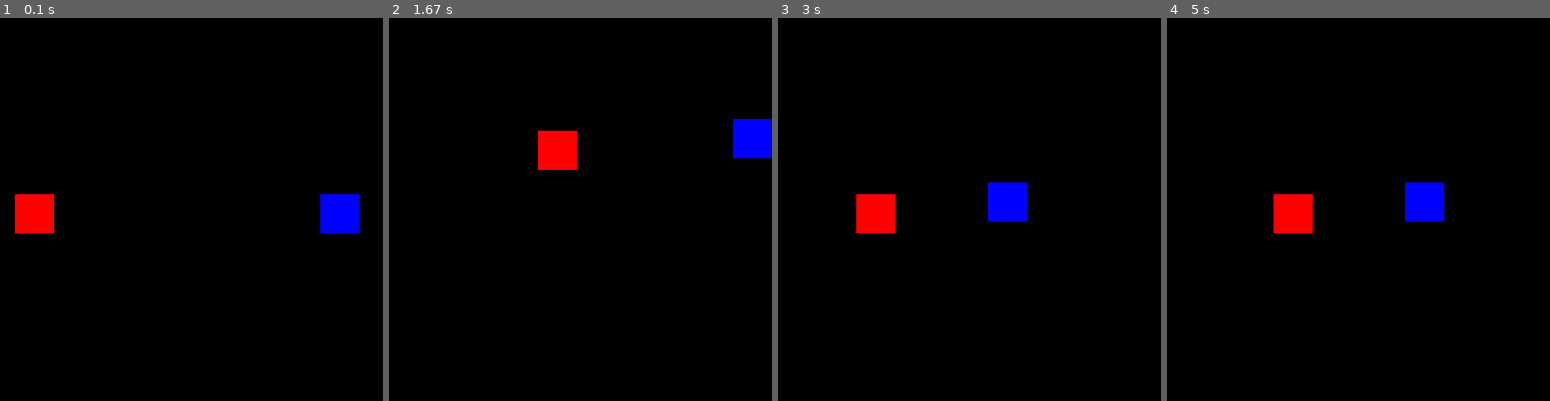
Above: before the commit, frames 1-4 (left to right).
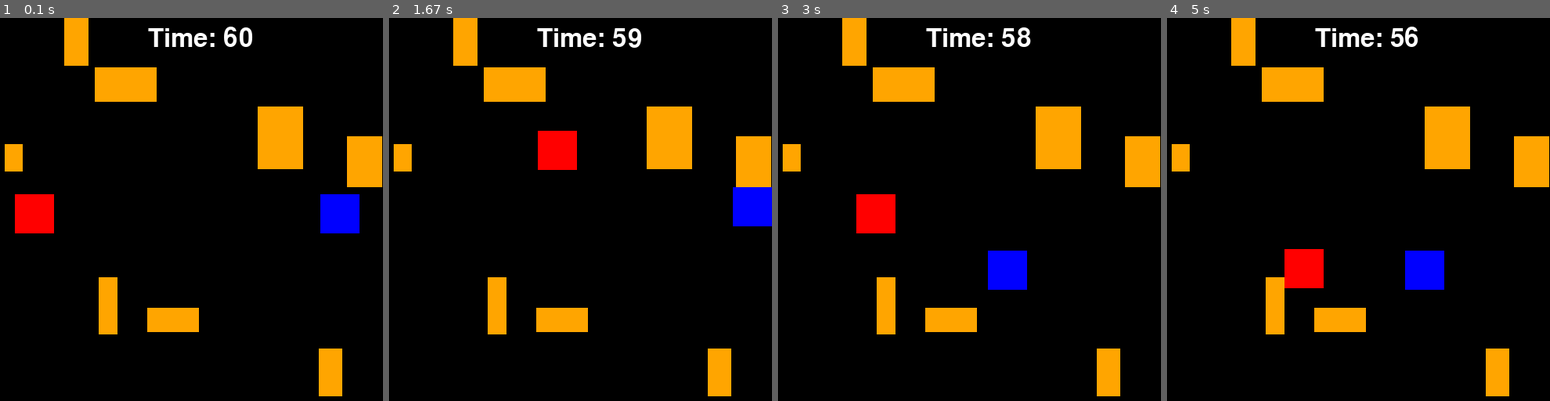
Above: after the commit, the same moments.

Repository: mincraftyahya0-bot/a
Game: pygame game, started from tag.py
The game is run twice, just before and just after one commit, with the same random seed, the same clock (stepped at 60 frames per second) and the same inputs.
Inputs:
- Up to frame 1 (0.1 s): no input
- Up to frame 2 (1.67 s): tap W at 0.33 s; hold Right 0.67-1.13 s; hold D 0.67-1.13 s; hold Up 1.17-1.47 s; hold W 1.17-1.47 s; hold Right from 1.5 s (still down); hold D from 1.5 s (still down)
- Up to frame 3 (3 s): release Right at 1.97 s; release D at 1.97 s; hold Left 2-2.53 s; hold A 2-2.53 s; hold Down 2.57-2.87 s; hold S 2.57-2.87 s; hold Left from 2.9 s (still down); hold A from 2.9 s (still down)
- Up to frame 4 (5 s): release Left at 3.3 s; release A at 3.3 s; hold Up 3.33-3.7 s; hold W 3.33-3.7 s; hold Right 3.73-4.37 s; hold D 3.73-4.37 s; hold Down 4.4-4.77 s; hold S 4.4-4.77 s; hold Left from 4.8 s (still down); hold A from 4.8 s (still down)

The runs differ from the first frame. In frame 1, 8.7% of the frame differs, in the area x 1-100%, y 0-99%; in frame 2, 10%; in frame 3, 11%; in frame 4, 13%.

Commit message:
multiply

Diff:
--- /dev/null
+++ b/age.py
@@ -0,0 +1,45 @@
+
+import tkinter as tk
+from datetime import date
+
+def calculate_age():
+    day = int(day_entry.get())
+    month = int(month_entry.get())
+    year = int(year_entry.get())
+
+    today = date.today()
+    birth_date = date(year, month, day)
+
+    age = today.year - birth_date.year
+
+    if (today.month, today.day) < (month, day):
+        age -= 1
+
+    result.config(text=f"Your age is {age} years")
+
+window = tk.Tk()
+window.title("Age Calculator")
+window.geometry("350x350")
+
+tk.Label(window, text="Age Calculator",
+         font=("Arial", 16)).pack(pady=10)
+
+tk.Label(window, text="Enter Day:").pack()
+day_entry = tk.Entry(window)
+day_entry.pack()
+
+tk.Label(window, text="Enter Month:").pack()
+month_entry = tk.Entry(window)
+month_entry.pack()
+
+tk.Label(window, text="Enter Year:").pack()
+year_entry = tk.Entry(window)
+year_entry.pack()
+
+tk.Button(window, text="Calculate Age",
+          command=calculate_age).pack(pady=15)
+
+result = tk.Label(window, text="Your age will appear here")
+result.pack()
+
+window.mainloop()
--- /dev/null
+++ b/incm.py
@@ -0,0 +1,27 @@
+
+import tkinter as tk
+
+def convert():
+    inches = float(entry.get())
+    cm = inches * 2.54
+    result.config(text=f"{cm:.2f} cm")
+
+window = tk.Tk()
+window.title("Inches to Centimeters")
+window.geometry("350x220")
+
+tk.Label(window, text="Inches to Centimeters Converter",
+         font=("Arial", 14)).pack(pady=10)
+
+tk.Label(window, text="Enter length in inches:").pack()
+
+entry = tk.Entry(window)
+entry.pack(pady=5)
+
+tk.Button(window, text="Convert",
+          command=convert).pack(pady=10)
+
+result = tk.Label(window, text="Result will appear here")
+result.pack()
+
+window.mainloop()
--- /dev/null
+++ b/mutiply.py
@@ -0,0 +1,36 @@
+
+import tkinter as tk
+
+def multiply():
+    try:
+        num1 = float(entry1.get())
+        num2 = float(entry2.get())
+
+        product = num1 * num2
+
+        result.config(text=f"Product = {product:g}")
+    except ValueError:
+        result.config(text="Please enter valid numbers!")
+
+window = tk.Tk()
+window.title("Multiplication Calculator")
+window.geometry("350x250")
+
+tk.Label(window, text="Multiplication Calculator",
+         font=("Arial", 16)).pack(pady=10)
+
+tk.Label(window, text="Enter First Number:").pack()
+entry1 = tk.Entry(window)
+entry1.pack(pady=5)
+
+tk.Label(window, text="Enter Second Number:").pack()
+entry2 = tk.Entry(window)
+entry2.pack(pady=5)
+
+tk.Button(window, text="Multiply",
+          command=multiply).pack(pady=10)
+
+result = tk.Label(window, text="Result will appear here")
+result.pack()
+
+window.mainloop()
--- /dev/null
+++ b/shoot.py
@@ -0,0 +1,8 @@
+import pygame
+import random
+x=0
+y=0
+pygame.init()
+screen = pygame.display.set_mode((500, 500))
+clock = pygame.time.Clock()
+running=True
--- a/tag.py
+++ b/tag.py
@@ -1,4 +1,6 @@
 import pygame
+import time
+import random
 
 pygame.init()
 pygame.font.init()
@@ -17,67 +19,112 @@
 tagger = pygame.Rect(x, y, box_size, box_size)
 runner = pygame.Rect(x2, y2, box_size, box_size)
 clock = pygame.time.Clock()
+start_time = time.time()
+
+obstacles = []
+
+for i in range(8):
+    for attempt in range(100):
+        width = random.randint(20, 80)
+        height = random.randint(20, 80)
+        ox = random.randint(0, scrw - width)
+        oy = random.randint(0, scrh - height)
+
+        wall = pygame.Rect(ox, oy, width, height)
+
+        if not wall.colliderect(tagger) and not wall.colliderect(runner):
+            if not any(wall.colliderect(other) for other in obstacles):
+                obstacles.append(wall)
+                break
+
+def move_player(player, dx, dy, obstacles):
+    player.x += dx
+
+    for wall in obstacles:
+        if player.colliderect(wall):
+            if dx > 0:
+                player.right = wall.left
+            elif dx < 0:
+                player.left = wall.right
+
+    player.y += dy
+
+    for wall in obstacles:
+        if player.colliderect(wall):
+            if dy > 0:
+                player.bottom = wall.top
+            elif dy < 0:
+                player.top = wall.bottom
+
+    player.clamp_ip(screen.get_rect())
 
 while running:
     for event in pygame.event.get():
         if event.type == pygame.QUIT:
             running = False
+
     if not running:
         break
 
     screen.fill("black")
 
+    for wall in obstacles:
+        pygame.draw.rect(screen, "orange", wall)
+
     if not taged:
         pressed = pygame.key.get_pressed()
+
+        dx = 0
+        dy = 0
+        dx2 = 0
+        dy2 = 0
+
         if pressed[pygame.K_LEFT]:
-            x -= 3
+            dx -= 3
         if pressed[pygame.K_RIGHT]:
-            x += 3
+            dx += 3
         if pressed[pygame.K_UP]:
-            y -= 3
+            dy -= 3
         if pressed[pygame.K_DOWN]:
-            y += 3
-
-        if x < 0:
-            x = 0
-        if x > scrw - box_size:
-            x = scrw - box_size
-        if y < 0:
-            y = 0
-        if y > scrh - box_size:
-            y = scrh - box_size
+            dy += 3
 
         if pressed[pygame.K_a]:
-            x2 -= 3
+            dx2 -= 3
         if pressed[pygame.K_d]:
-            x2 += 3
+            dx2 += 3
         if pressed[pygame.K_w]:
-            y2 -= 3
+            dy2 -= 3
         if pressed[pygame.K_s]:
-            y2 += 3
+            dy2 += 3
 
-        if x2 < 0:
-            x2 = 0
-        if x2 > scrw - box_size:
-            x2 = scrw - box_size
-        if y2 < 0:
-            y2 = 0
-        if y2 > scrh - box_size:
-            y2 = scrh - box_size
+        move_player(tagger, dx, dy, obstacles)
+        move_player(runner, dx2, dy2, obstacles)
 
-        tagger.x = x
-        tagger.y = y
-        runner.x = x2
-        runner.y = y2
+        x, y = tagger.x, tagger.y
+        x2, y2 = runner.x, runner.y
 
         if tagger.colliderect(runner):
             taged = True
+
+        seconds_passed = int(time.time() - start_time)
+        time_left = max(0, 60 - seconds_passed)
 
     pygame.draw.rect(screen, "red", tagger)
     pygame.draw.rect(screen, "blue", runner)
 
     if taged:
-        score_surface = font.render("TAGGER WINS!!1!", True, (255, 255, 255))
+        score_surface = font.render("TAGGER WINS!!!!", True, (255, 255, 255))
+        screen.blit(score_surface, (110, 220))
+        pygame.display.flip()
+        pygame.time.delay(3000)
+        running = False
+        continue
+
+    time_surface = font.render("Time: " + str(time_left), True, (255, 255, 255))
+    screen.blit(time_surface, (scrw - 300, 10))
+
+    if time_left == 0:
+        score_surface = font.render("RUNNER WINS!!!!", True, (255, 255, 255))
         screen.blit(score_surface, (110, 220))
         pygame.display.flip()
         pygame.time.delay(3000)
